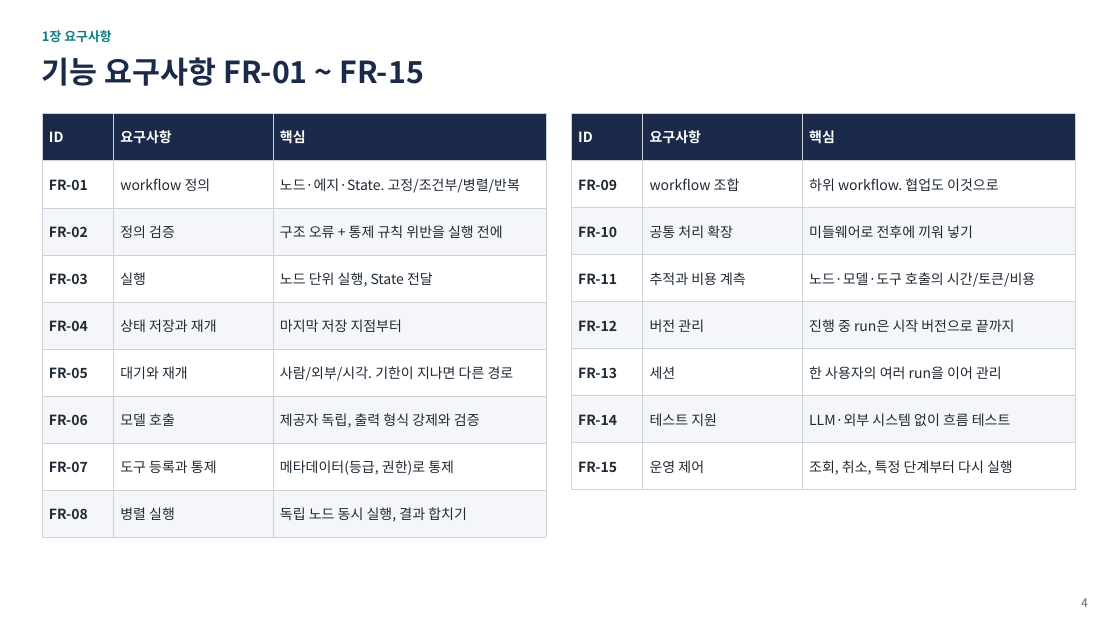
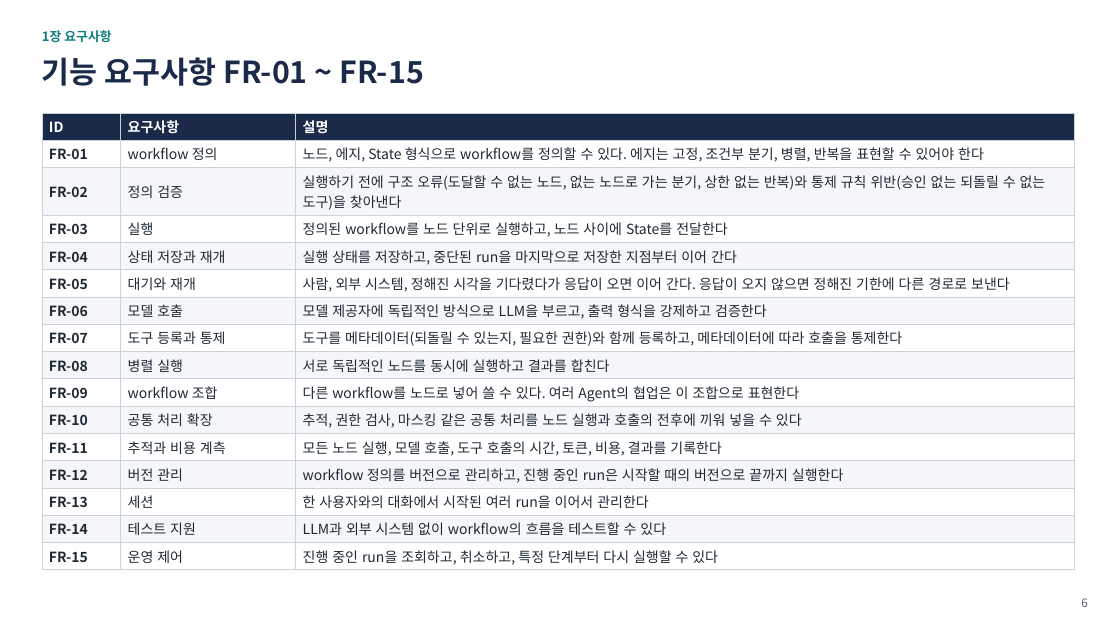
Before and after one commit to iwindfree/ai-agent-framework-architecture, a slide deck: slide 6 of AI_Agent_Workflow_Framework_Summary.pptx (slide 4 before the commit). Drawn at 1120x630 pixels with LibreOffice and Linux fonts; fonts in the diff are those of the drawing. Boxes give left, top, right and bottom in pixels: in the first picture for what was removed or moved away, otherwise in the second. Text is boxed around its words. In the diff, an @@ line names an element or a change of style, - is before the commit and + after.

```diff
--- a/AI_Agent_Workflow_Framework_Summary.pptx
+++ b/AI_Agent_Workflow_Framework_Summary.pptx
@@ table removed at (x1=42, y1=113, x2=546, y2=526), 9 rows, 3 columns @@
-ID | 요구사항 | 핵심
-FR-01 | workflow 정의 | 노드·에지·State. 고정/조건부/병렬/반복
-FR-02 | 정의 검증 | 구조 오류 + 통제 규칙 위반을 실행 전에
-FR-03 | 실행 | 노드 단위 실행, State 전달
-FR-04 | 상태 저장과 재개 | 마지막 저장 지점부터
-FR-05 | 대기와 재개 | 사람/외부/시각. 기한이 지나면 다른 경로
-FR-06 | 모델 호출 | 제공자 독립, 출력 형식 강제와 검증
-FR-07 | 도구 등록과 통제 | 메타데이터(등급, 권한)로 통제
-FR-08 | 병렬 실행 | 독립 노드 동시 실행, 결과 합치기
@@ table added at (x1=42, y1=113, x2=1075, y2=569), 16 rows, 3 columns @@
+ID | 요구사항 | 설명
+FR-01 | workflow 정의 | 노드, 에지, State 형식으로 workflow를 정의할 수 있다. 에지는 고정, 조건부 분기, 병렬, 반복을 표현할 수 있어야 한다
+FR-02 | 정의 검증 | 실행하기 전에 구조 오류(도달할 수 없는 노드, 없는 노드로 가는 분기, 상한 없는 반복)와 통제 규칙 위반(승인 없는 되돌릴 수 없는 도구)을 찾아낸다
+FR-03 | 실행 | 정의된 workflow를 노드 단위로 실행하고, 노드 사이에 State를 전달한다
+FR-04 | 상태 저장과 재개 | 실행 상태를 저장하고, 중단된 run을 마지막으로 저장한 지점부터 이어 간다
+FR-05 | 대기와 재개 | 사람, 외부 시스템, 정해진 시각을 기다렸다가 응답이 오면 이어 간다. 응답이 오지 않으면 정해진 기한에 다른 경로로 보낸다
+FR-06 | 모델 호출 | 모델 제공자에 독립적인 방식으로 LLM을 부르고, 출력 형식을 강제하고 검증한다
+FR-07 | 도구 등록과 통제 | 도구를 메타데이터(되돌릴 수 있는지, 필요한 권한)와 함께 등록하고, 메타데이터에 따라 호출을 통제한다
+FR-08 | 병렬 실행 | 서로 독립적인 노드를 동시에 실행하고 결과를 합친다
+FR-09 | workflow 조합 | 다른 workflow를 노드로 넣어 쓸 수 있다. 여러 Agent의 협업은 이 조합으로 표현한다
+FR-10 | 공통 처리 확장 | 추적, 권한 검사, 마스킹 같은 공통 처리를 노드 실행과 호출의 전후에 끼워 넣을 수 있다
+FR-11 | 추적과 비용 계측 | 모든 노드 실행, 모델 호출, 도구 호출의 시간, 토큰, 비용, 결과를 기록한다
+FR-12 | 버전 관리 | workflow 정의를 버전으로 관리하고, 진행 중인 run은 시작할 때의 버전으로 끝까지 실행한다
+FR-13 | 세션 | 한 사용자와의 대화에서 시작된 여러 run을 이어서 관리한다
+FR-14 | 테스트 지원 | LLM과 외부 시스템 없이 workflow의 흐름을 테스트할 수 있다
+FR-15 | 운영 제어 | 진행 중인 run을 조회하고, 취소하고, 특정 단계부터 다시 실행할 수 있다
@@ table removed at (x1=571, y1=113, x2=1075, y2=479), 8 rows, 3 columns @@
-ID | 요구사항 | 핵심
-FR-09 | workflow 조합 | 하위 workflow. 협업도 이것으로
-FR-10 | 공통 처리 확장 | 미들웨어로 전후에 끼워 넣기
-FR-11 | 추적과 비용 계측 | 노드·모델·도구 호출의 시간/토큰/비용
-FR-12 | 버전 관리 | 진행 중 run은 시작 버전으로 끝까지
-FR-13 | 세션 | 한 사용자의 여러 run을 이어 관리
-FR-14 | 테스트 지원 | LLM·외부 시스템 없이 흐름 테스트
-FR-15 | 운영 제어 | 조회, 취소, 특정 단계부터 다시 실행
@@ page number at (x1=1081, y1=598, x2=1087, y2=607): text changed @@
-4
+6
```
Also in this commit, not shown: 3 other slides changed, 2 slides added.
